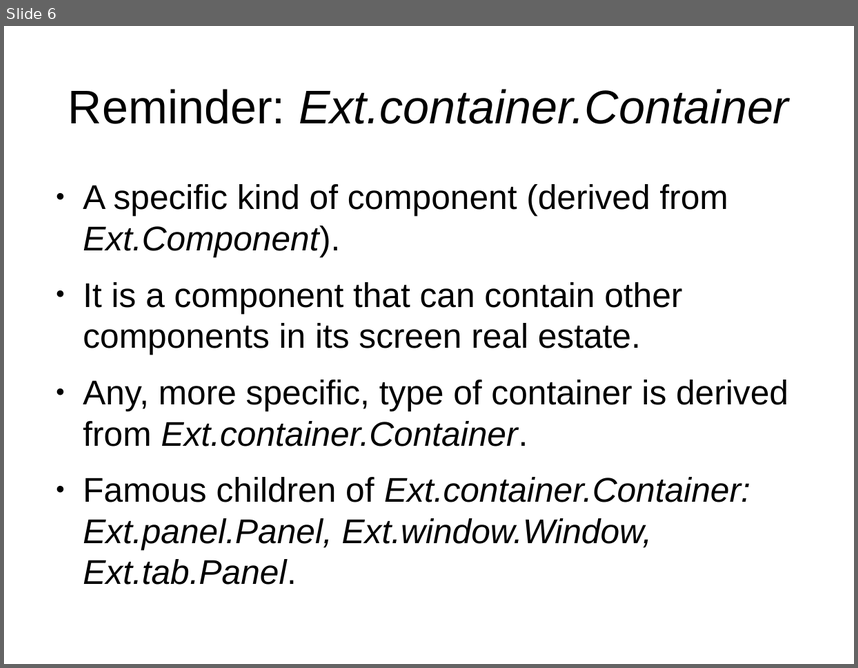
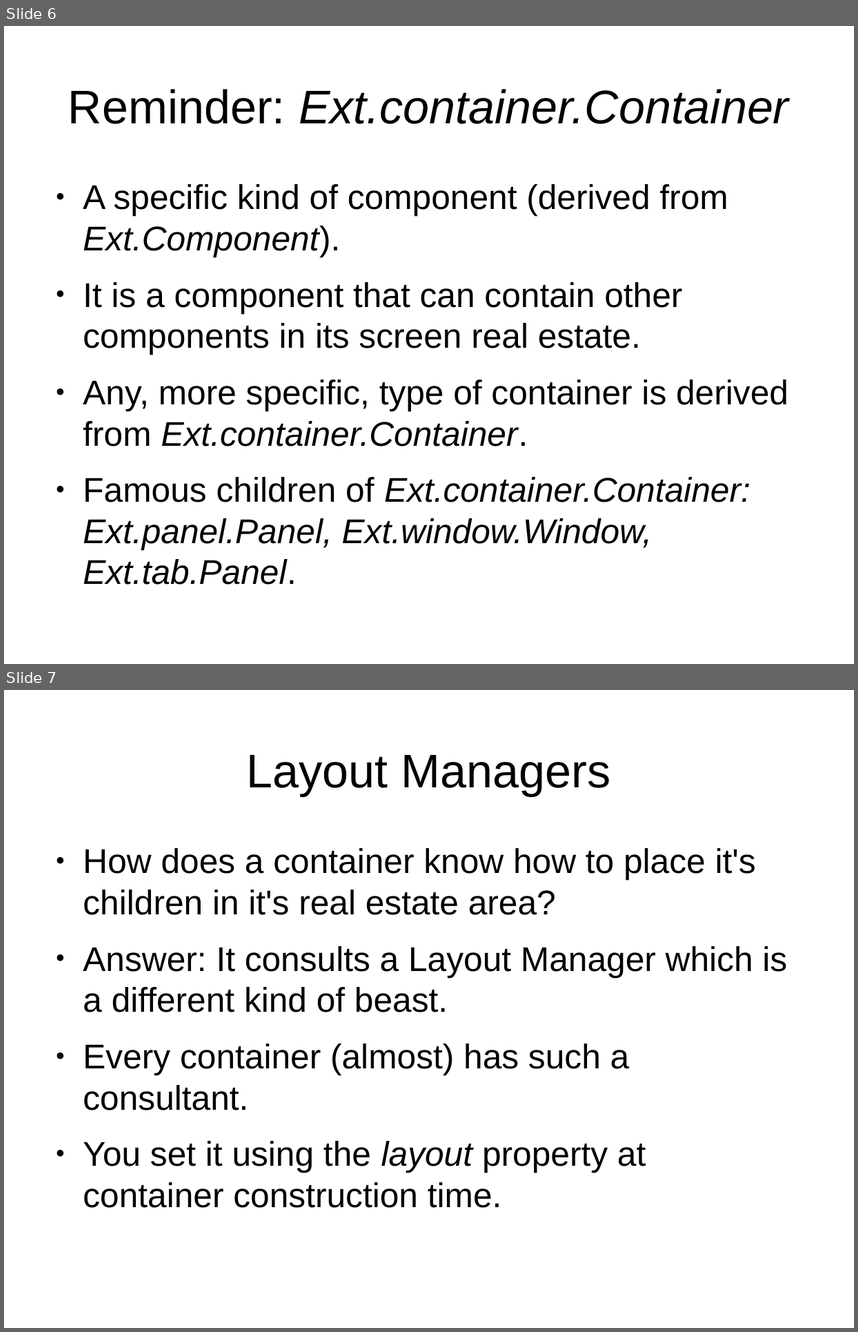
Before and after one commit to veltzer/demos, a slide deck: javascript/extjs/doc/extjs_layout.odp. Shown one above the other, each under a label of ours: slide 6 before the commit, slides 6 and 7 after it. The pictures are 858x668 and 858x1332 pixels, drawn with LibreOffice and Linux fonts; fonts in the diff are those of the drawing. Boxes give left, top, right and bottom in pixels: in the first picture for what was removed or moved away, otherwise in the second. Text is boxed around its words. In the diff, an @@ line names an element or a change of style, - is before the commit and + after.

```diff
--- a/javascript/extjs/doc/extjs_layout.odp
+++ b/javascript/extjs/doc/extjs_layout.odp
@@ slide 7 added at box(4, 690, 854, 1328), background #FFFFFF @@
@@ title added at box(247, 755, 611, 796), 44 pt, text #000000 @@
+Layout Managers
@@ text added at box(83, 848, 787, 1208), 32 pt, text #000000 @@
+● How does a container know how to place it's children in it's real estate area?
+● Answer: It consults a Layout Manager which is a different kind of beast.
+● Every container (almost) has such a consultant.
+● You set it using the layout property at container construction time.
```
Also in this commit, not shown: 4 other slides added, 1 slide removed, 3 other files.
